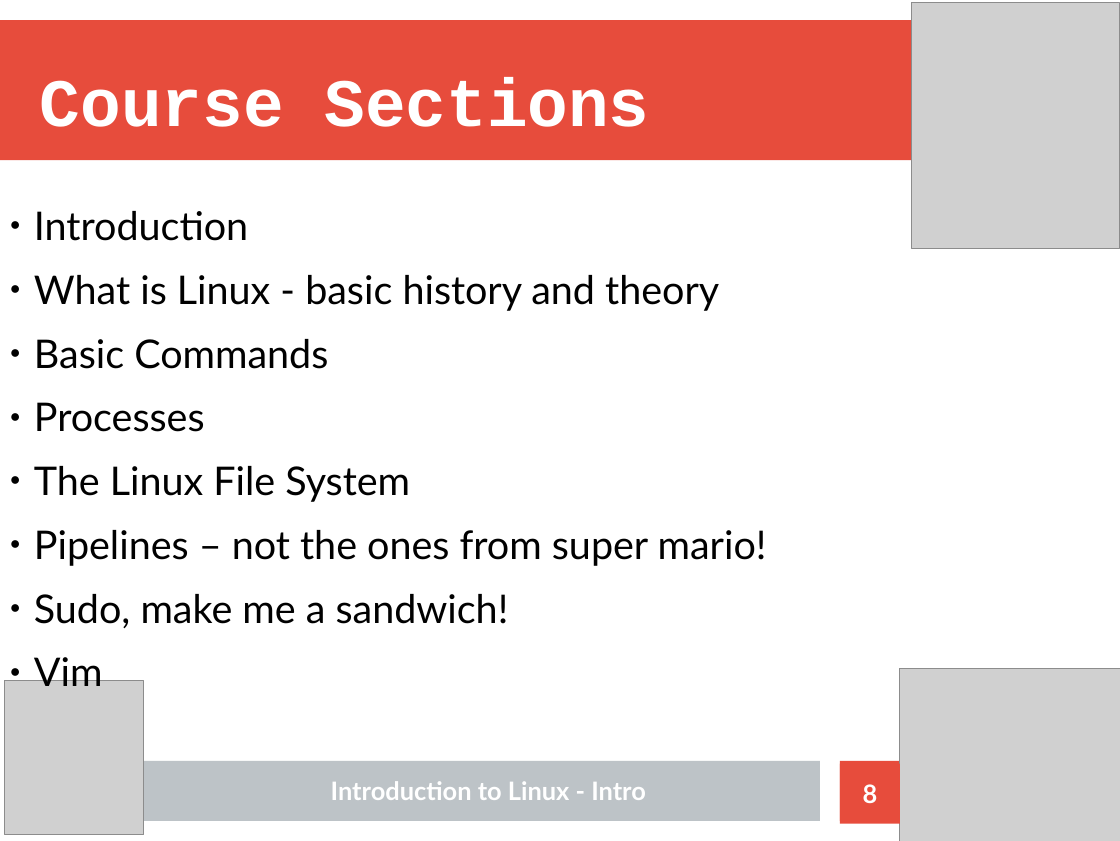
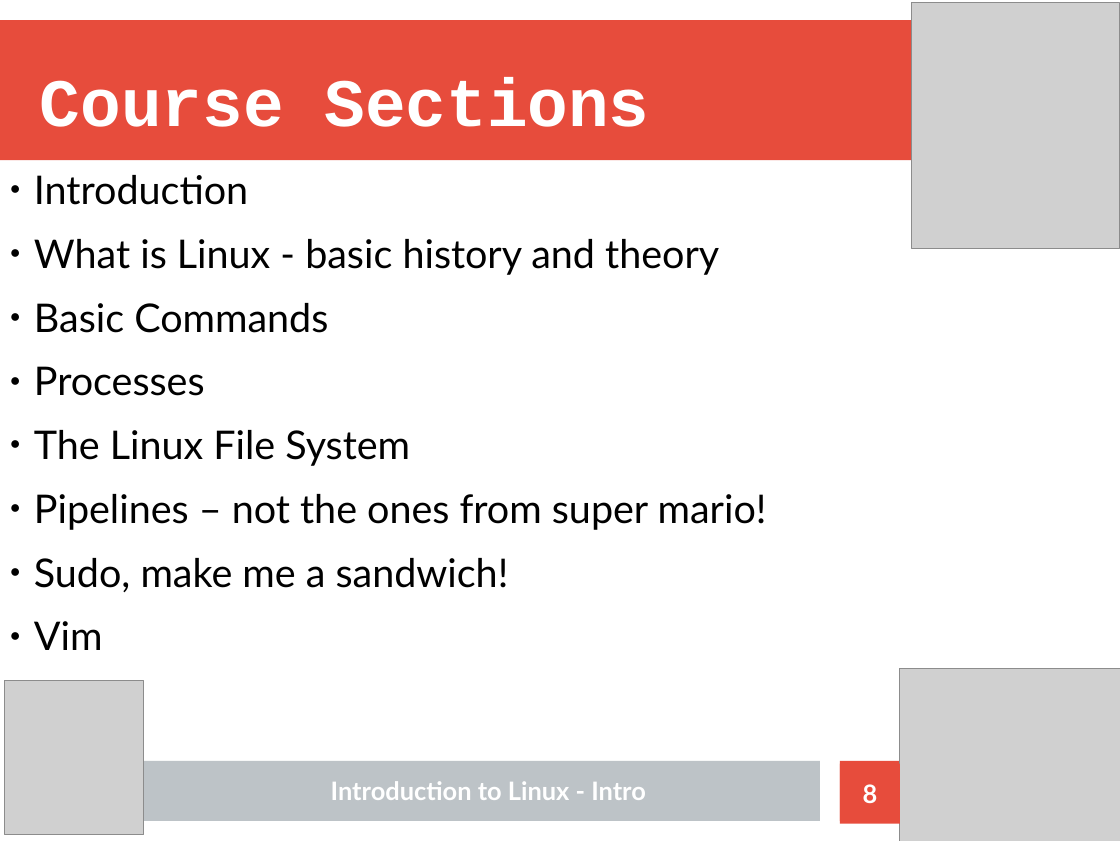
Before and after one commit to Nhlakanipho-Biyela/Intro_To_Linux_Course, a slide deck: slide 8 of Lecture_Slides/ITL_Lecture_1_Introduction_V2.odp. Drawn at 1120x841 pixels with LibreOffice and Linux fonts; fonts in the diff are those of the drawing; grey boxes stand for pictures. Boxes give left, top, right and bottom in pixels: in the first picture for what was removed or moved away, otherwise in the second. Text is boxed around its words. In the diff, an @@ line names an element or a change of style, - is before the commit and + after.

```diff
--- a/Lecture_Slides/ITL_Lecture_1_Introduction_V2.odp
+++ b/Lecture_Slides/ITL_Lecture_1_Introduction_V2.odp
@@ text "Introduction" moved from (x1=34, y1=211, x2=767, y2=686) to (x1=34, y1=175, x2=767, y2=650) @@
```
Also in this commit, not shown: 9 other slides changed, 1 slide added, 1 other file.
